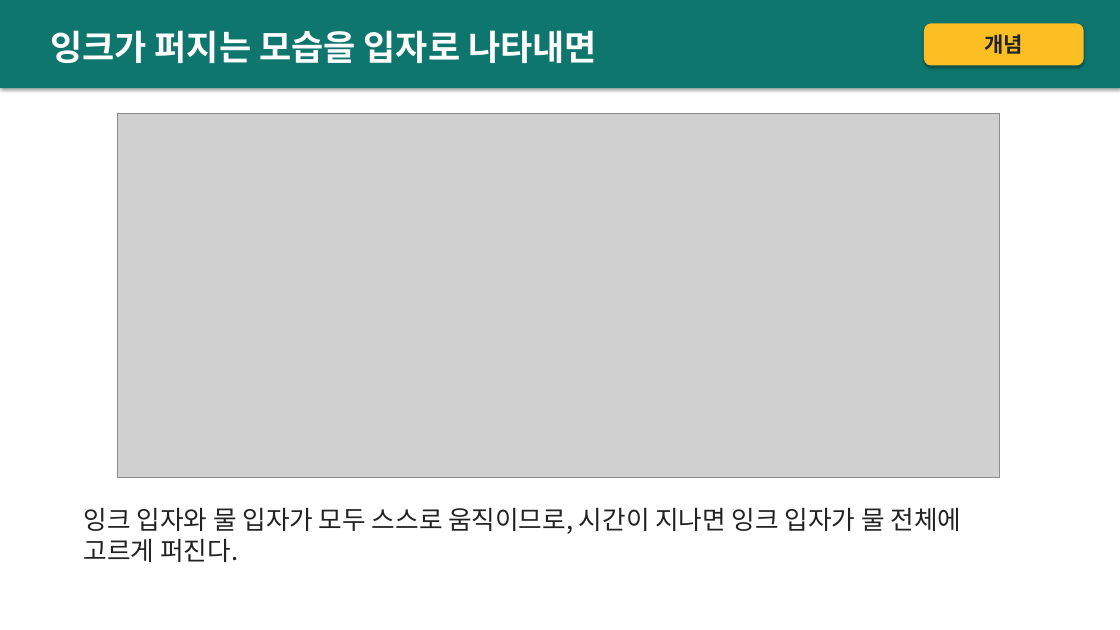
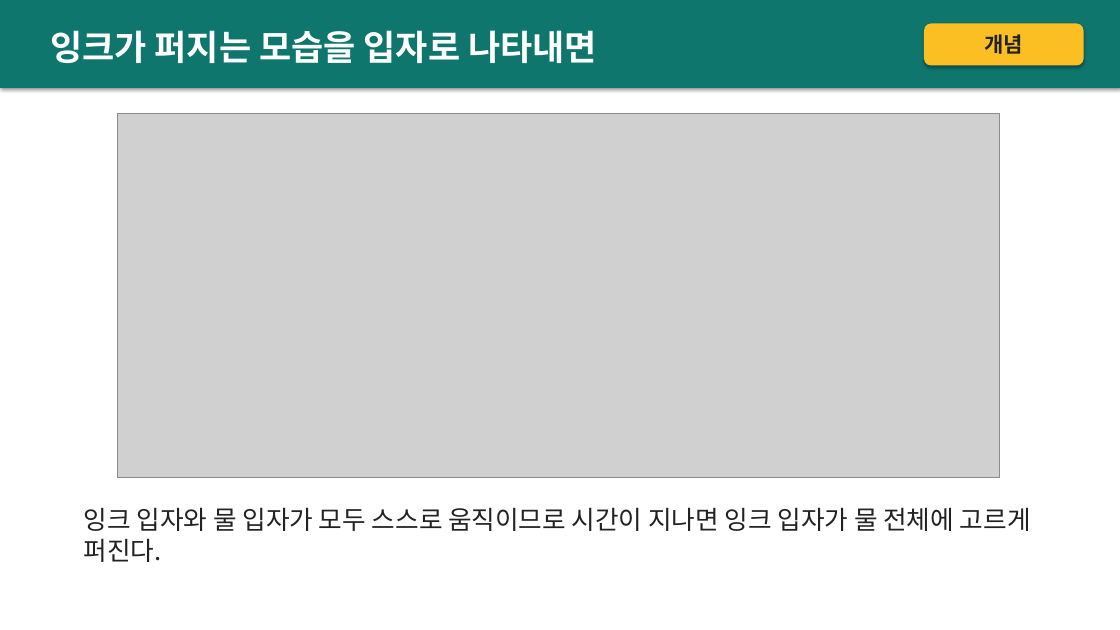
Before and after one commit to N-lifescience/class-html, a slide deck: slide 5 of examples/practice/실습_과학_확산.pptx. Drawn at 1120x630 pixels with LibreOffice and Linux fonts; fonts in the diff are those of the drawing; grey boxes stand for pictures. Boxes give left, top, right and bottom in pixels: in the first picture for what was removed or moved away, otherwise in the second. Text is boxed around its words. In the diff, an @@ line names an element or a change of style, - is before the commit and + after.

```diff
--- a/examples/practice/실습_과학_확산.pptx
+++ b/examples/practice/실습_과학_확산.pptx
@@ text at [84,507,1031,562]: text changed @@
-잉크 입자와 물 입자가 모두 스스로 움직이므로, 시간이 지나면 잉크 입자가 물 전체에 고르게 퍼진다.
+잉크 입자와 물 입자가 모두 스스로 움직이므로 시간이 지나면 잉크 입자가 물 전체에 고르게 퍼진다.
```
Also in this commit, not shown: 1 other slide changed, 3 other files.
